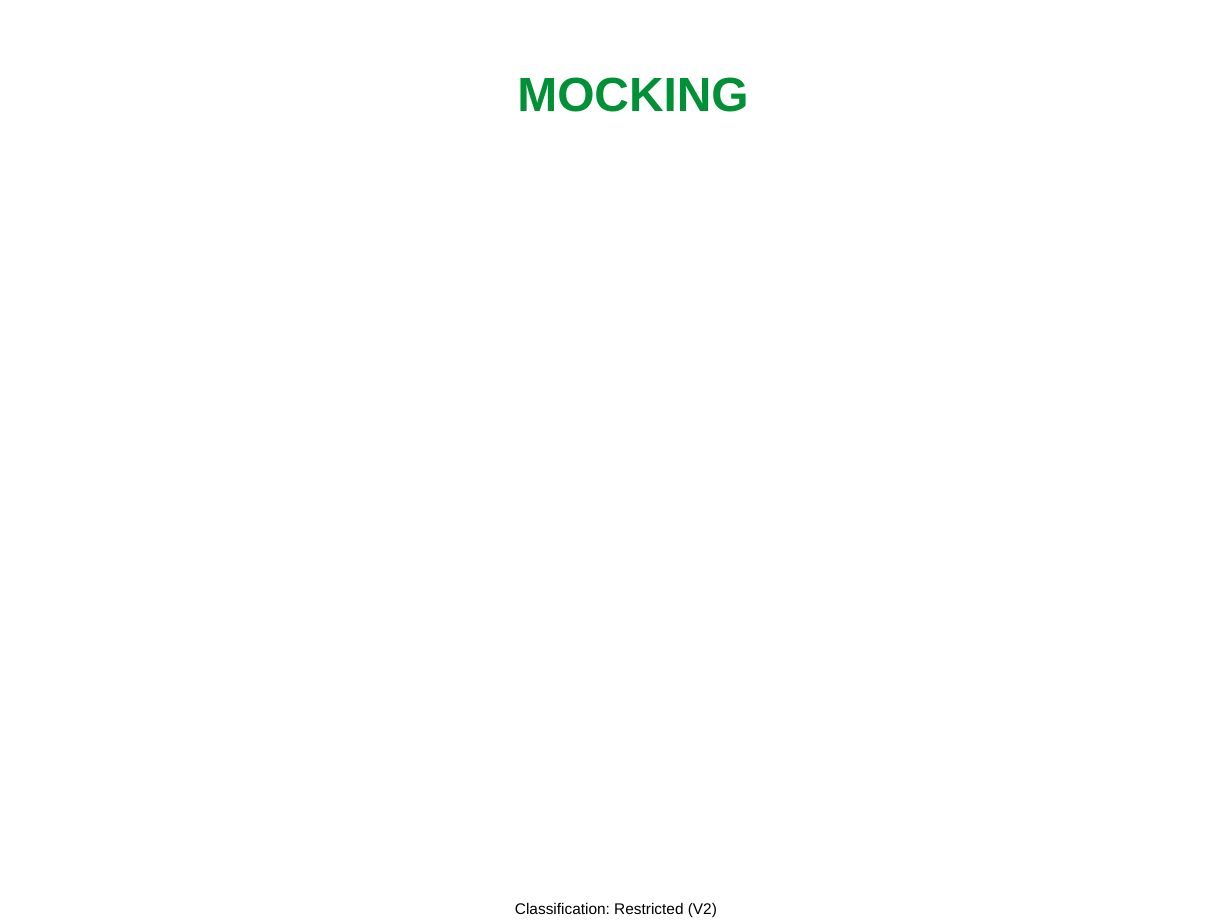
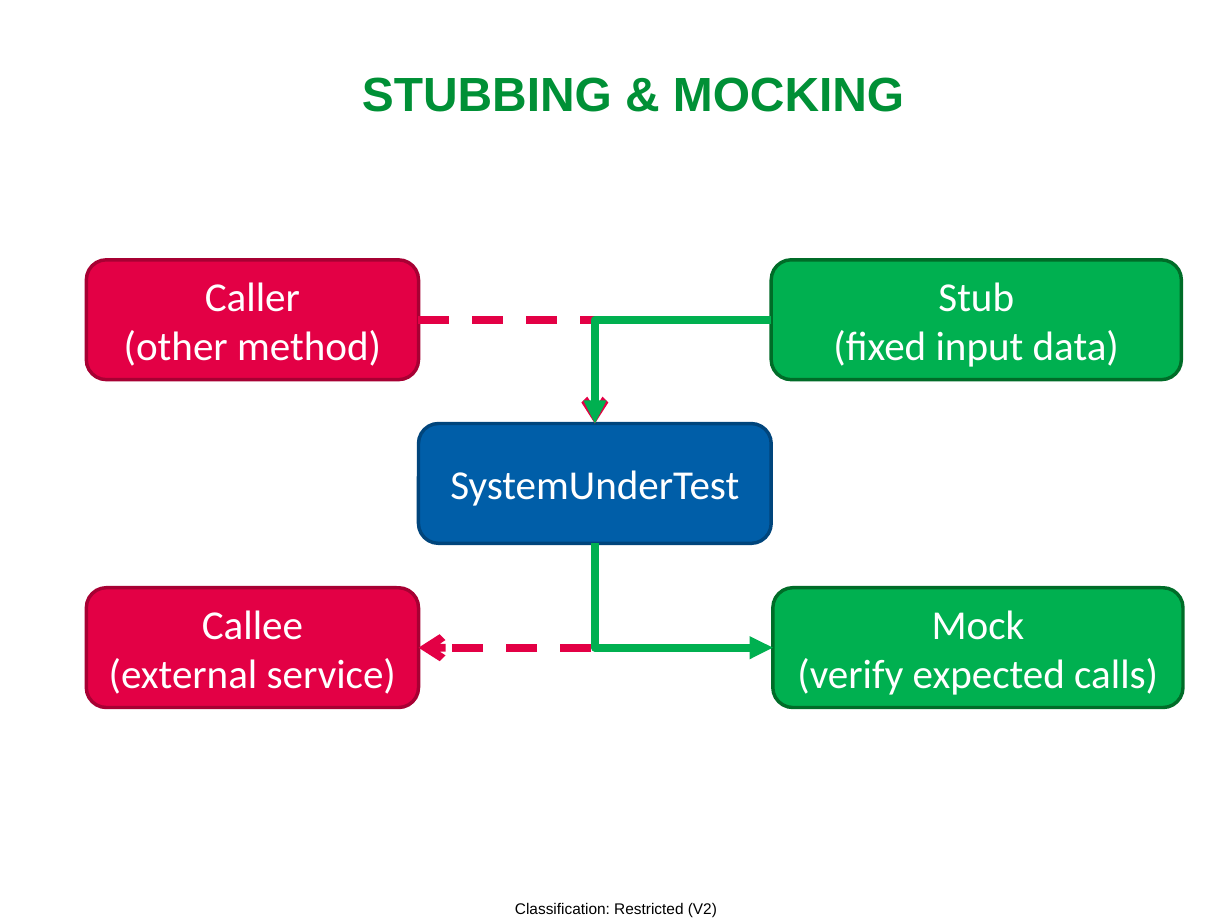
Before and after one commit to MarianCentric/summer_practice_2021, a slide deck: slide 27 of Developer testing 2021.pptx (slide 23 before the commit). Drawn at 1232x924 pixels with LibreOffice and Linux fonts; fonts in the diff are those of the drawing; background and template pictures are left out. Boxes give left, top, right and bottom in pixels: in the first picture for what was removed or moved away, otherwise in the second. Text is boxed around its words. In the diff, an @@ line names an element or a change of style, - is before the commit and + after.

```diff
--- a/Developer testing 2021.pptx
+++ b/Developer testing 2021.pptx
@@ title at (x1=362, y1=77, x2=904, y2=112): text changed @@
-MOCKING
+STUBBING & MOCKING
@@ rounded rectangle added at (x1=86, y1=260, x2=419, y2=379), fill #E30045, outline #A80033 2 pt, 24 pt, text #FFFFFF @@
+Caller
+(other method)
@@ rounded rectangle added at (x1=771, y1=260, x2=1181, y2=379), fill #00B050, outline #006C28 2 pt, 24 pt, text #FFFFFF @@
+Stub
+(fixed input data)
@@ elbow arrow added from (419, 320) to (595, 424), #E30045 4.5 pt dashed @@
@@ elbow arrow added from (771, 320) to (595, 424), #00B050 4.5 pt @@
@@ rounded rectangle added at (x1=419, y1=424, x2=771, y2=543), fill #005EA8, outline #00467C 2 pt, 24 pt, text #FFFFFF @@
+SystemUnderTest
@@ elbow arrow added from (595, 543) to (419, 648), #E30045 4.5 pt dashed @@
@@ elbow arrow added from (595, 543) to (772, 648), #00B050 4.5 pt @@
@@ rounded rectangle added at (x1=86, y1=588, x2=419, y2=707), fill #E30045, outline #A80033 2 pt, 24 pt, text #FFFFFF @@
+Callee
+(external service)
@@ rounded rectangle added at (x1=772, y1=588, x2=1183, y2=707), fill #00B050, outline #006C28 2 pt, 24 pt, text #FFFFFF @@
+Mock
+(verify expected calls)
```
Also in this commit, not shown: 55 other slides changed, 9 slides removed.
